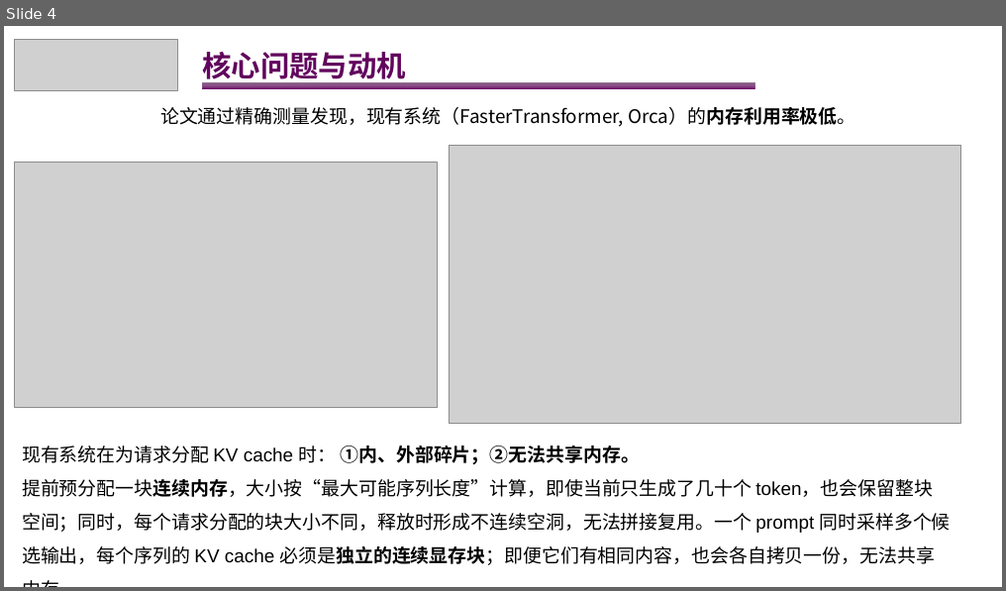
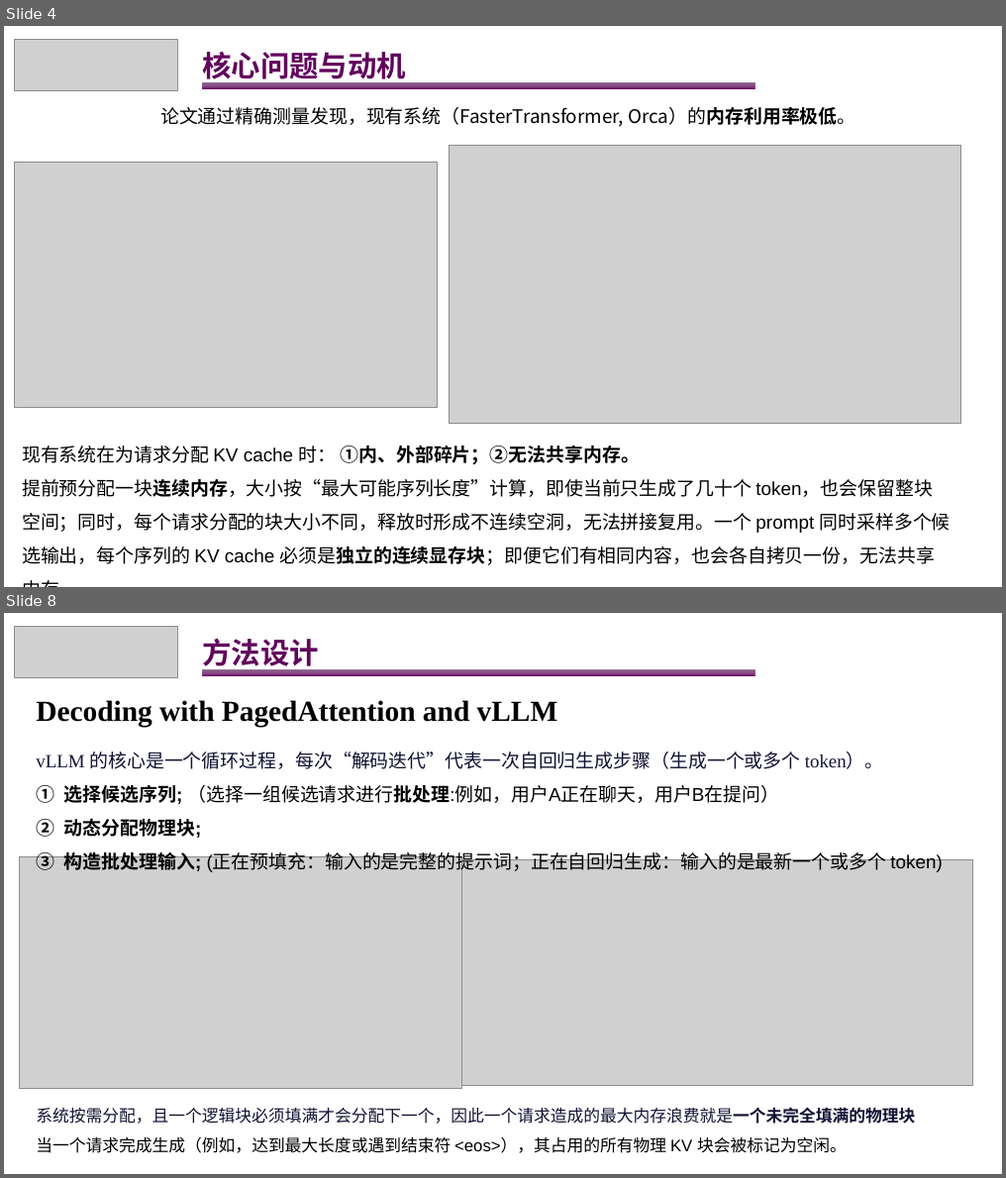
Before and after one commit to lingebeng/Paper-Reading, a slide deck: AI-Infra/vllm-PageAttention.pptx. Shown one above the other, each under a label of ours: slide 4 before the commit, slides 4 and 8 after it; the slides between them are not shown. The pictures are 1006x591 and 1006x1178 pixels, drawn with LibreOffice and Linux fonts; fonts in the diff are those of the drawing; grey boxes stand for pictures. Boxes give left, top, right and bottom in pixels: in the first picture for what was removed or moved away, otherwise in the second. Text is boxed around its words. In the diff, an @@ line names an element or a change of style, - is before the commit and + after.

Commit message:
[feat] 阅读方法设计部分，有所悟

```diff
--- a/AI-Infra/vllm-PageAttention.pptx
+++ b/AI-Infra/vllm-PageAttention.pptx
@@ slide 8 added at <box>4,613,1002,1174</box>, background #FFFFFF @@
@@ picture added at <box>15,626,177,677</box> @@
@@ text added at <box>202,638,318,671</box>, 28 pt, text #62055D, bold @@
+方法设计
@@ rectangle added at <box>202,669,754,676</box>, fill gradient #3E003C to #590055 to #690064 @@
@@ text added at <box>36,700,558,727</box>, 28 pt, text #000000, bold @@
+Decoding with PagedAttention and vLLM
@@ text added at <box>36,752,943,872</box>, 18 pt, text #000000 @@
+vLLM 的核心是一个循环过程，每次“解码迭代”代表一次自回归生成步骤（生成一个或多个 token）。
+1. 选择候选序列; （选择一组候选请求进行批处理:例如，用户A正在聊天，用户B在提问）
+2. 动态分配物理块;
+3. 构造批处理输入; (正在预填充：输入的是完整的提示词；正在自回归生成：输入的是最新一个或多个 token)
@@ picture added at <box>19,858,461,1089</box> @@
@@ picture added at <box>461,861,973,1086</box> @@
@@ text added at <box>36,1107,915,1154</box>, 16 pt, text #111133 @@
+系统按需分配，且一个逻辑块必须填满才会分配下一个，因此一个请求造成的最大内存浪费就是一个未完全填满的物理块
+当一个请求完成生成（例如，达到最大长度或遇到结束符 <eos>），其占用的所有物理 KV 块会被标记为空闲。
```
Also in this commit, not shown: 3 slides changed, 2 other slides added.
